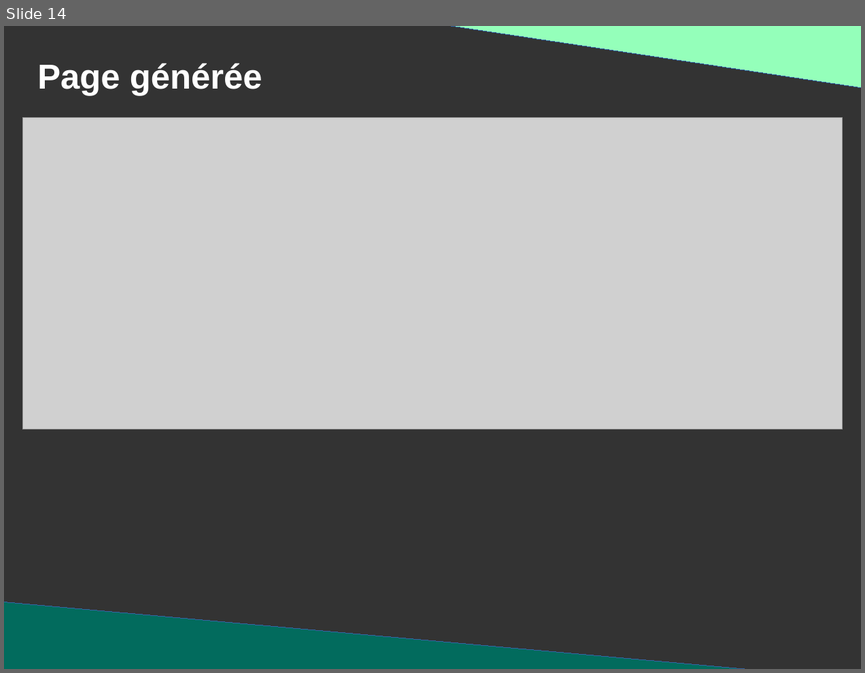
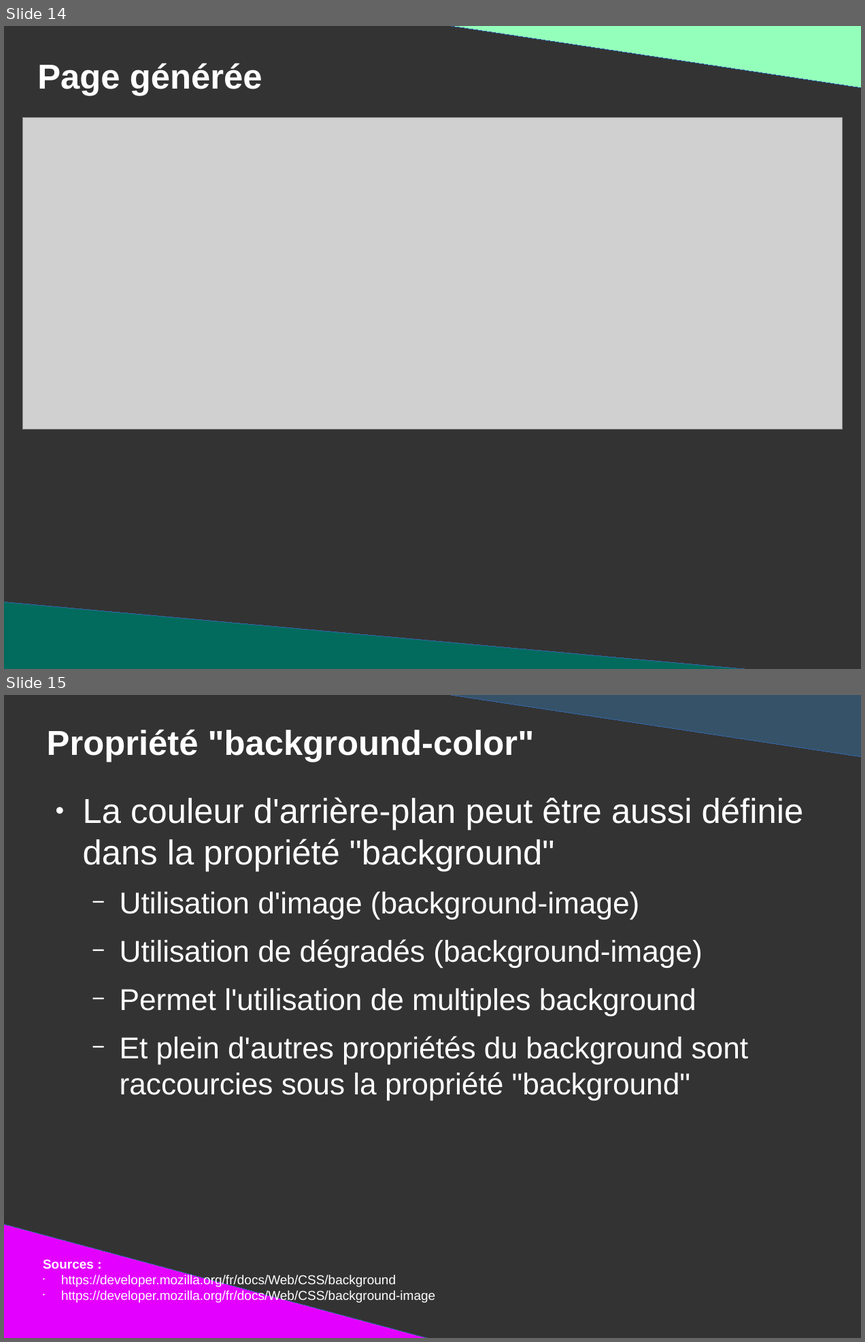
Before and after one commit to DanYellow/presentations, a slide deck: mmi/html/travaux-pratiques/numero-2/presentation.odp. Shown one above the other, each under a label of ours: slide 14 before the commit, slides 14 and 15 after it. The pictures are 865x673 and 865x1342 pixels, drawn with LibreOffice and Linux fonts; fonts in the diff are those of the drawing; grey boxes stand for pictures. Boxes give left, top, right and bottom in pixels: in the first picture for what was removed or moved away, otherwise in the second. Text is boxed around its words. In the diff, an @@ line names an element or a change of style, - is before the commit and + after.

```diff
--- a/mmi/html/travaux-pratiques/numero-2/presentation.odp
+++ b/mmi/html/travaux-pratiques/numero-2/presentation.odp
@@ slide 15 added at (4,695,861,1338), background #333333 @@
@@ right triangle added at (421,695,861,757), fill #355269, outline #3465A4 0 pt @@
@@ title added at (47,729,534,762), 32 pt, text #FFFFFF, bold @@
+Propriété "background-color"
@@ text added at (83,797,804,1100), 27.9 pt, text #FFFFFF @@
+● La couleur d'arrière-plan peut être aussi définie dans la propriété "background"
+  − Utilisation d'image (background-image)
+  − Utilisation de dégradés (background-image)
+  − Permet l'utilisation de multiples background
+  − Et plein d'autres propriétés du background sont raccourcies sous la propriété "background"
@@ right triangle added at (4,1223,447,1338), fill #E400FF, outline #3465A4 0 pt @@
@@ text added at (43,1259,435,1302), 12 pt, text #FFFFFF @@
+Sources :
+• https://developer.mozilla.org/fr/docs/Web/CSS/background
+• https://developer.mozilla.org/fr/docs/Web/CSS/background-image
```
Also in this commit, not shown: 6 slides changed, 30 other slides added, 9 slides removed, 10 other files.
